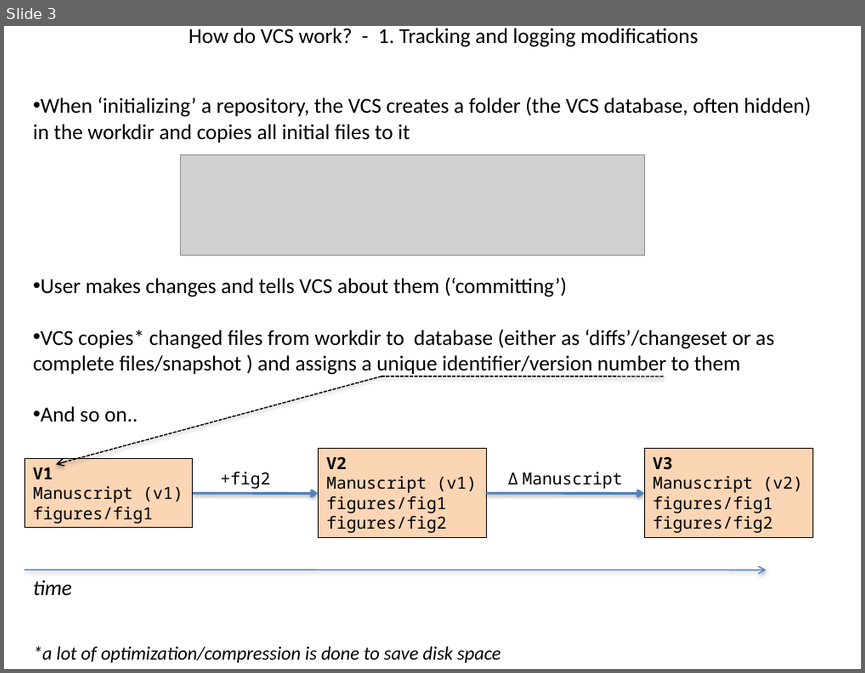
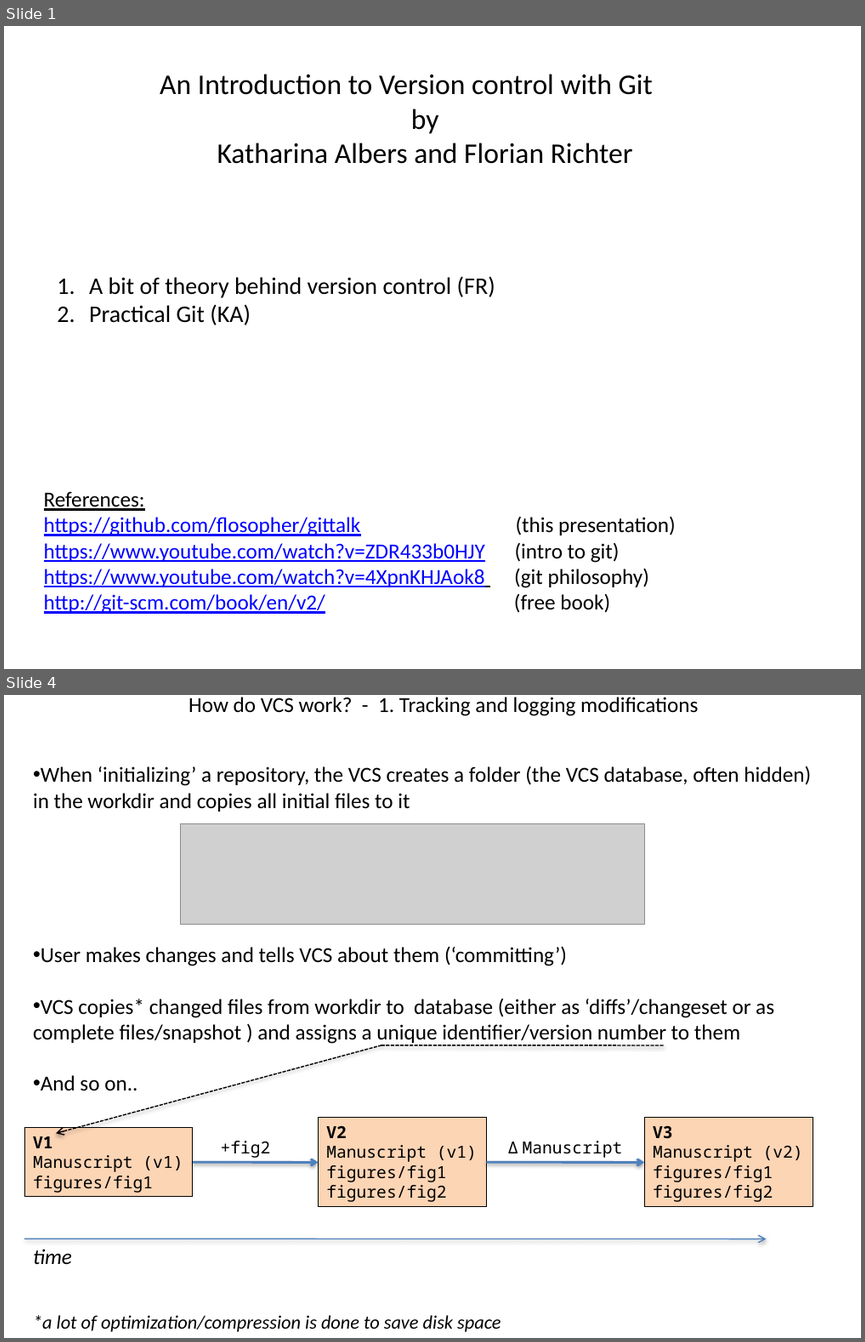
Before and after one commit to flosopher/gittalk, a slide deck: git_python_kurs.pptx. Shown one above the other, each under a label of ours: slide 3 before the commit, slides 1 and 4 after it; the slides between them are not shown. The pictures are 865x673 and 865x1342 pixels, drawn with LibreOffice and Linux fonts; fonts in the diff are those of the drawing; grey boxes stand for pictures. Boxes give left, top, right and bottom in pixels: in the first picture for what was removed or moved away, otherwise in the second. Text is boxed around its words. In the diff, an @@ line names an element or a change of style, - is before the commit and + after.

```diff
--- a/git_python_kurs.pptx
+++ b/git_python_kurs.pptx
@@ slide 1 added at box(4, 26, 861, 669), background #FFFFFF @@
@@ text added at box(160, 74, 653, 164), 24 pt, text #000000 @@
+An Introduction to Version control with Git
+by
+Katharina Albers and Florian Richter
@@ text added at box(89, 276, 495, 325), 20 pt, text #000000 @@
+1. A bit of theory behind version control (FR)
+2. Practical Git (KA)
@@ text added at box(44, 491, 610, 613), 18 pt, text #0000FF, underline @@
+References:
+https://github.com/flosopher/gittalk (this presentation)
+https://www.youtube.com/watch?v=ZDR433b0HJY (intro to git)
+https://www.youtube.com/watch?v=4XpnKHJAok8 (git philosophy)
+http://git-scm.com/book/en/v2/ (free book)
@@ what was slide 3 is now slide 4 @@
```
Also in this commit, not shown: 10 slides changed.
